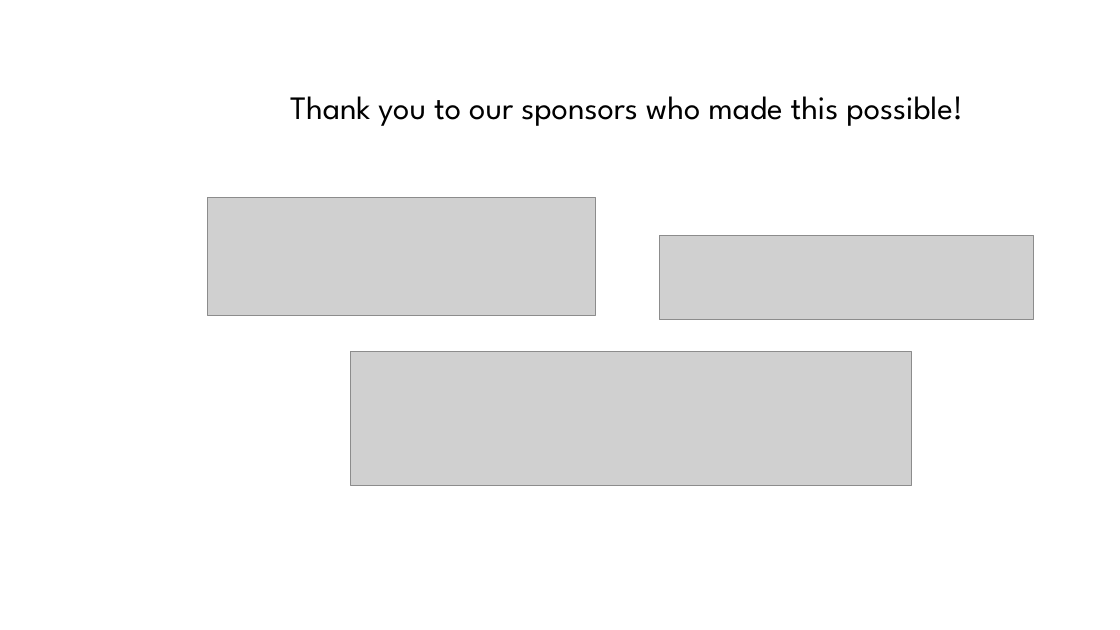
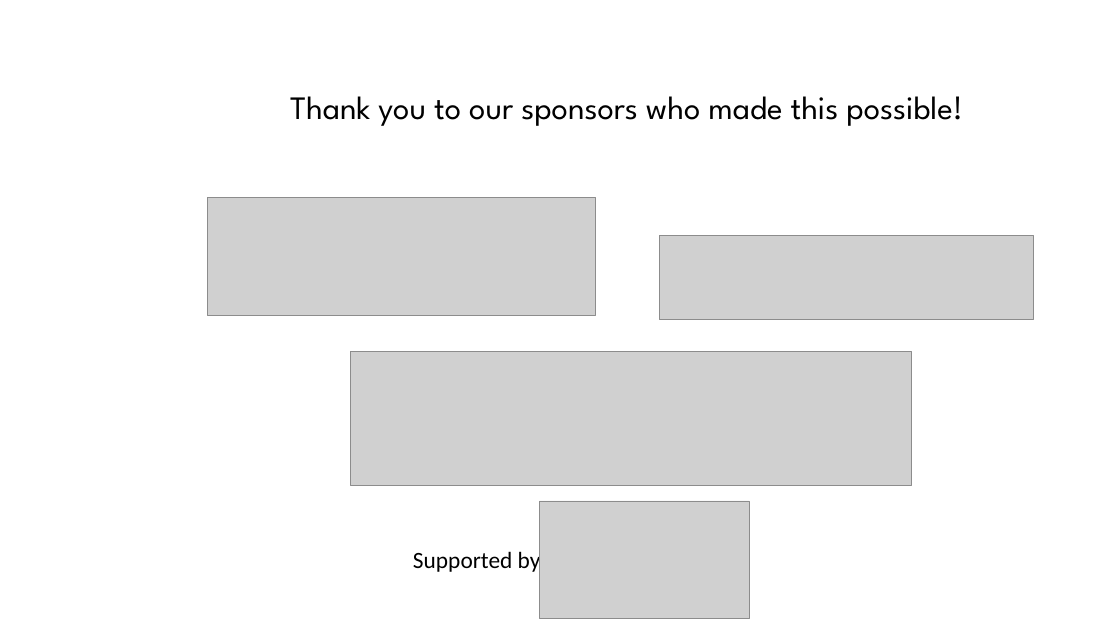
Before and after one commit to EAGE-Annual-Hackathon/EAGE-Annual-Hackathon-2022-Plenum-Sessions, a slide deck: slide 2 of opening_plenum_session_slides.pptx. Drawn at 1120x630 pixels with LibreOffice and Linux fonts; fonts in the diff are those of the drawing; grey boxes stand for pictures; background and template pictures are left out. Boxes give left, top, right and bottom in pixels: in the first picture for what was removed or moved away, otherwise in the second. Text is boxed around its words. In the diff, an @@ line names an element or a change of style, - is before the commit and + after.

Commit message:
add supported by, intro, gpu resources, edit awards

```diff
--- a/opening_plenum_session_slides.pptx
+++ b/opening_plenum_session_slides.pptx
@@ picture added at box(539, 501, 749, 618) @@
@@ text added at box(413, 549, 541, 575), 20 pt, text #000000 @@
+Supported by
```
Also in this commit, not shown: 3 other slides changed, 1 slide added.
